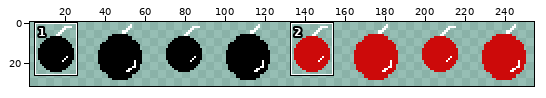
One commit to this sprite sheet: Janp/Load/Texture/Bomb/Bomb.png. The picture above shows the old version from afar; the outline marks the close-up.
Close-up. As it was:
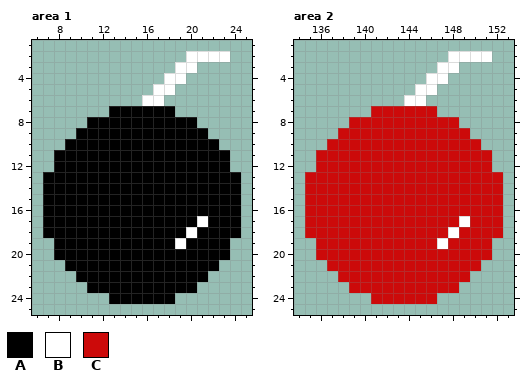
The file is 256x32 pixels. Shown: area 1: x 6..25, y 1..25; area 2: x 134..153, y 1..25. The wide view leaves out empty margins. The commit also changed other parts of the picture, which this record leaves out.
Palette (. is transparent): A #000000  B #ffffff  C #cc0a0a
Pixels before, area 1, first column x 7:
 2 .............BBBB.
 3 ............BB....
 4 ...........BB.....
 5 ..........BB......
 6 .........BB.......
 7 ......AAAAAA......
 8 ....AAAAAAAAAA....
 9 ...AAAAAAAAAAAA...
10 ..AAAAAAAAAAAAAA..
11 .AAAAAAAAAAAAAAAA.
12 .AAAAAAAAAAAAAAAA.
13 AAAAAAAAAAAAAAAAAA
14 AAAAAAAAAAAAAAAAAA
15 AAAAAAAAAAAAAAAAAA
16 AAAAAAAAAAAAAAAAAA
17 AAAAAAAAAAAAAABAAA
18 AAAAAAAAAAAAABAAAA
19 .AAAAAAAAAAABAAAA.
20 .AAAAAAAAAAAAAAAA.
21 ..AAAAAAAAAAAAAA..
22 ...AAAAAAAAAAAA...
23 ....AAAAAAAAAA....
24 ......AAAAAA......
Pixels before, area 2, first column x 135:
 2 .............BBBB.
 3 ............BB....
 4 ...........BB.....
 5 ..........BB......
 6 .........BB.......
 7 ......CCCCCC......
 8 ....CCCCCCCCCC....
 9 ...CCCCCCCCCCCC...
10 ..CCCCCCCCCCCCCC..
11 .CCCCCCCCCCCCCCCC.
12 .CCCCCCCCCCCCCCCC.
13 CCCCCCCCCCCCCCCCCC
14 CCCCCCCCCCCCCCCCCC
15 CCCCCCCCCCCCCCCCCC
16 CCCCCCCCCCCCCCCCCC
17 CCCCCCCCCCCCCCBCCC
18 CCCCCCCCCCCCCBCCCC
19 .CCCCCCCCCCCBCCCC.
20 .CCCCCCCCCCCCCCCC.
21 ..CCCCCCCCCCCCCC..
22 ...CCCCCCCCCCCC...
23 ....CCCCCCCCCC....
24 ......CCCCCC......
Now the later version:
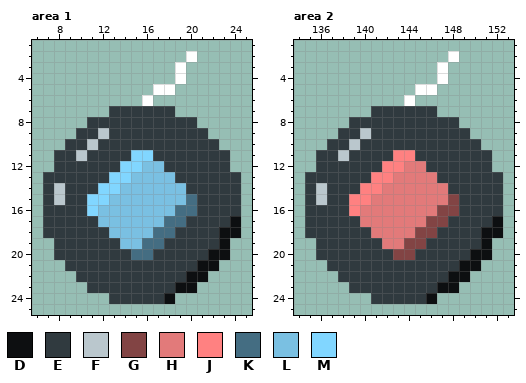
Colours new in this view: D #0d0f11  E #303a3f  F #bac7cd  G #824444  H #e27a7a  J #ff8181  K #446d82  L #7ac0e2  M #81d6ff
The edit:
Changed rows in their new state; - is an unchanged pixel.
Area 1:
first column x 7:
 2 --------------...-
 3 -------------.----
 4 -----------.------
 6 ----------.-------
 7 ------EEEEEE------
 8 ----EEEEEEEEEE----
 9 ---EEFEEEEEEEEE---
10 --EEFEEEEEEEEEEE--
11 -EEFEEEEMMEEEEEEE-
12 -EEEEEEMMLLEEEEEE-
13 EEEEEEMMLLLLEEEEEE
14 EFEEEMMLLLLLLEEEEE
15 EFEEMMLLLLLLLKEEEE
16 EEEEMLLLLLLLKKEEEE
17 EEEEELLLLLLKKEEEED
18 EEEEEELLLLKKEEEEDD
19 -EEEEEELLKKEEEEED-
20 -EEEEEEEKKEEEEEDD-
21 --EEEEEEEEEEEEDD--
22 ---EEEEEEEEEEDD---
23 ----EEEEEEEEDD----
24 ------EEEEED------
Area 2:
first column x 135:
 2 --------------...-
 3 -------------.----
 4 -----------.------
 6 ----------.-------
 7 ------EEEEEE------
 8 ----EEEEEEEEEE----
 9 ---EEFEEEEEEEEE---
10 --EEFEEEEEEEEEEE--
11 -EEFEEEEJJEEEEEEE-
12 -EEEEEEJJHHEEEEEE-
13 EEEEEEJJHHHHEEEEEE
14 EFEEEJJHHHHHHEEEEE
15 EFEEJJHHHHHHHGEEEE
16 EEEEJHHHHHHHGGEEEE
17 EEEEEHHHHHHGGEEEED
18 EEEEEEHHHHGGEEEEDD
19 -EEEEEEHHGGEEEEED-
20 -EEEEEEEGGEEEEEDD-
21 --EEEEEEEEEEEEDD--
22 ---EEEEEEEEEEDD---
23 ----EEEEEEEEDD----
24 ------EEEEED------
Where, in picture pixels (left, top, right, bottom), the same in both close-ups:
changed: (43, 51, 241, 304)
changed: (305, 51, 503, 304)
